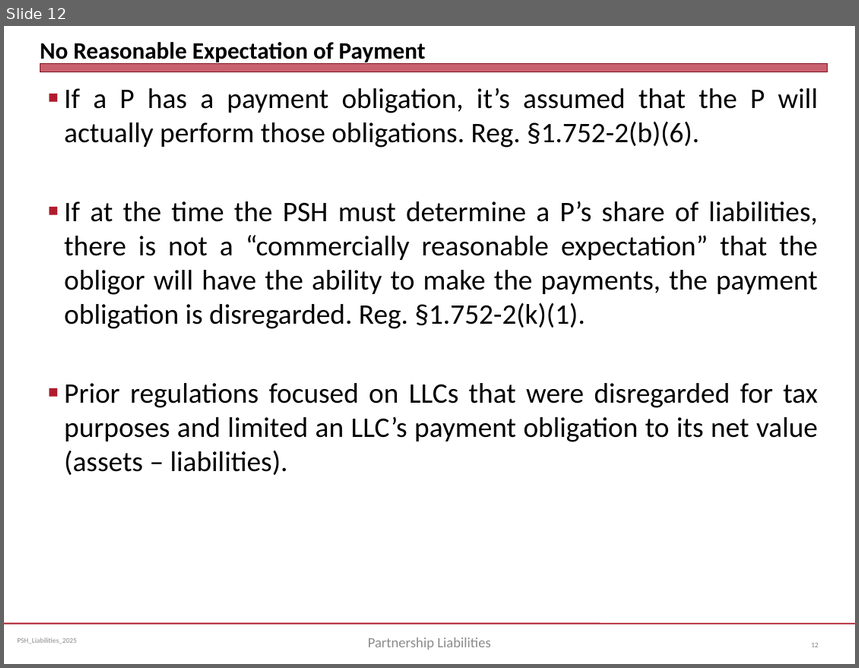
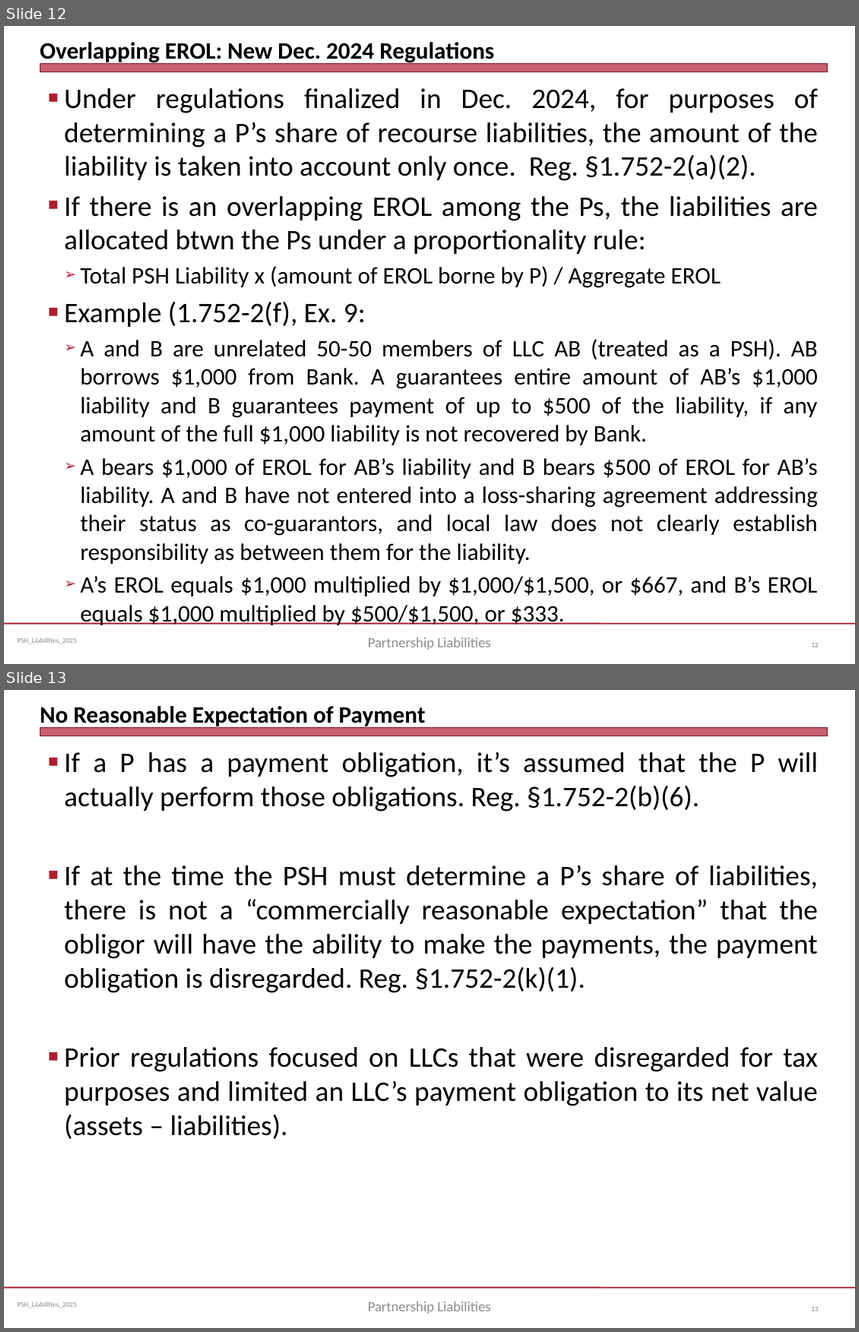
Before and after one commit to jmc877/Partnership-Tax, a slide deck: slides/PSH_Liabilities_2025.pptx. Shown one above the other, each under a label of ours: slide 12 before the commit, slides 12 and 13 after it. The pictures are 859x668 and 859x1332 pixels, drawn with LibreOffice and Linux fonts; fonts in the diff are those of the drawing. Boxes give left, top, right and bottom in pixels: in the first picture for what was removed or moved away, otherwise in the second. Text is boxed around its words. In the diff, an @@ line names an element or a change of style, - is before the commit and + after.

```diff
--- a/slides/PSH_Liabilities_2025.pptx
+++ b/slides/PSH_Liabilities_2025.pptx
@@ slide 12 added at (4,26,855,664), background #FFFFFF; not listed: 3 template elements that a slide beside it also shows @@
@@ title added at (40,42,494,65), 20 pt, text #000000, bold @@
+Overlapping EROL: New Dec. 2024 Regulations
@@ text added at (64,88,818,626), 20 pt, text #000000 @@
+■ Under regulations finalized in Dec. 2024, for purposes of determining a P’s share of recourse liabilities, the amount of the liability is taken into account only once. Reg. §1.752-2(a)(2).
+■ If there is an overlapping EROL among the Ps, the liabilities are allocated btwn the Ps under a proportionality rule:
+  ➢ Total PSH Liability x (amount of EROL borne by P) / Aggregate EROL
+■ Example (1.752-2(f), Ex. 9:
+  ➢ A and B are unrelated 50-50 members of LLC AB (treated as a PSH). AB borrows $1,000 from Bank. A guarantees entire amount of AB’s $1,000 liability and B guarantees payment of up to $500 of the liability, if any amount of the full $1,000 liability is not recovered by Bank.
+  ➢ A bears $1,000 of EROL for AB’s liability and B bears $500 of EROL for AB’s liability. A and B have not entered into a loss-sharing agreement addressing their status as co-guarantors, and local law does not clearly establish responsibility as between them for the liability.
+  ➢ A’s EROL equals $1,000 multiplied by $1,000/$1,500, or $667, and B’s EROL equals $1,000 multiplied by $500/$1,500, or $333.
@@ text added at (368,638,491,650), 12 pt, text #8C8C8C @@
+Partnership Liabilities
@@ page number added at (811,643,818,648), 6 pt, text #808080 @@
+12
@@ what was slide 12 is now slide 13 @@
```
Also in this commit, not shown: 1 slide changed.
